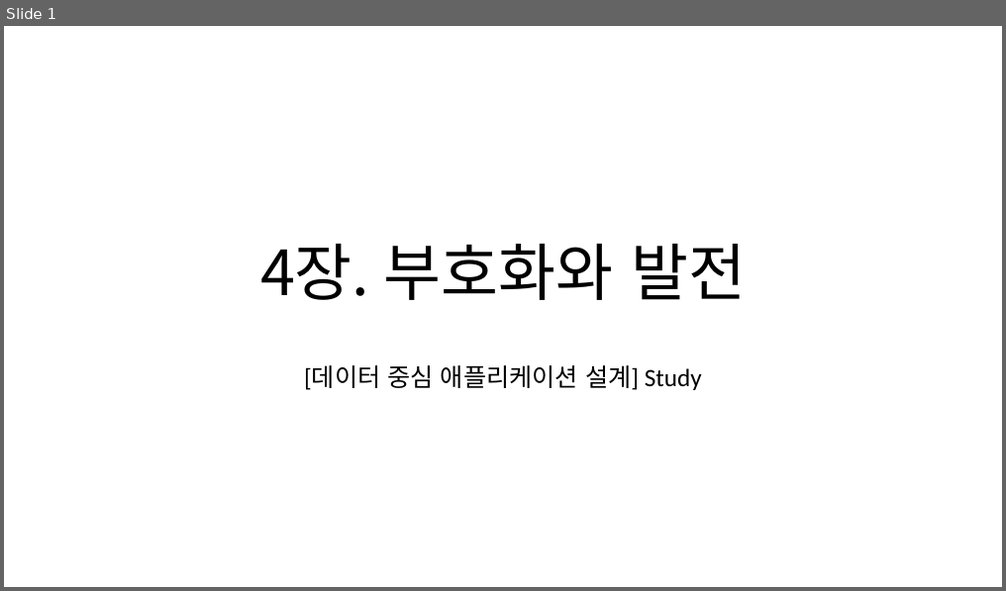
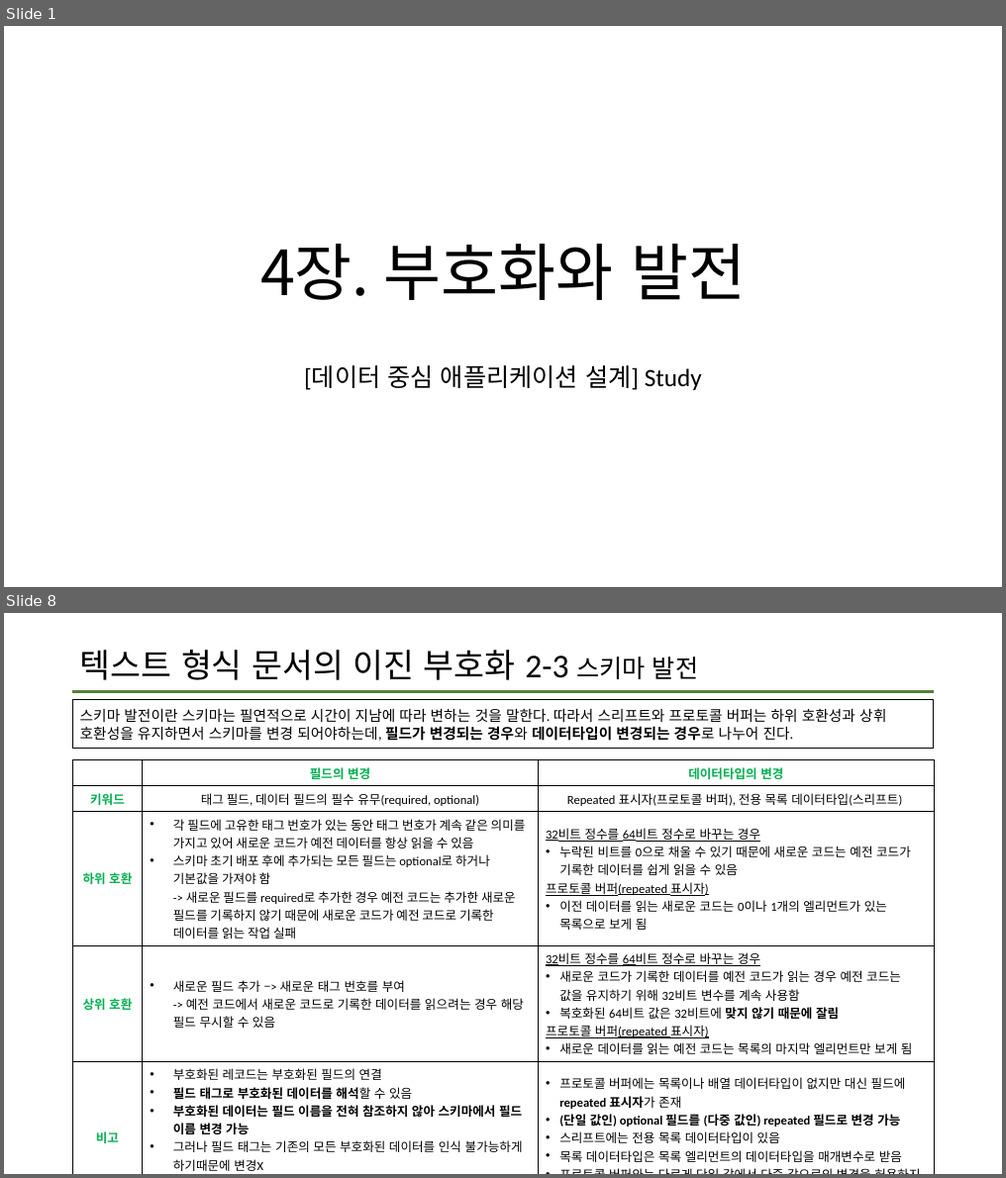
Before and after one commit to data-system-wiki/designing-data-intensive-applications, a slide deck: resources/chapter 4 summary.pptx. Shown one above the other, each under a label of ours: slide 1 before the commit, slides 1 and 8 after it; the slides between them are not shown. The pictures are 1006x591 and 1006x1178 pixels, drawn with LibreOffice and Linux fonts; fonts in the diff are those of the drawing. Boxes give left, top, right and bottom in pixels: in the first picture for what was removed or moved away, otherwise in the second. Text is boxed around its words. In the diff, an @@ line names an element or a change of style, - is before the commit and + after.

Commit message:
4장 2차 업데이트

```diff
--- a/resources/chapter 4 summary.pptx
+++ b/resources/chapter 4 summary.pptx
@@ slide 8 added at box(4, 613, 1002, 1174), background #FFFFFF @@
@@ title added at box(80, 650, 698, 680), 32 pt, text #000000 @@
+텍스트 형식 문서의 이진 부호화 2-3 스키마 발전
@@ line added from (73, 691) to (934, 691), #548235 2.25 pt @@
@@ rectangle added at box(73, 700, 934, 749), outline #000000 1 pt, 14 pt, text #000000 @@
+스키마 발전이란 스키마는 필연적으로 시간이 지남에 따라 변하는 것을 말한다. 따라서 스리프트와 프로토콜 버퍼는 하위 호환성과 상휘 호환성을 유지하면서 스키마를 변경 되어야하는데, 필드가 변경되는 경우와 데이터타입이 변경되는 경우로 나누어 진다.
@@ table added at box(73, 761, 935, 1174), 5 rows, 3 columns @@
+ | 필드의 변경 | 데이터타입의 변경
+키워드 | 태그 필드, 데이터 필드의 필수 유무(required, optional) | Repeated 표시자(프로토콜 버퍼), 전용 목록 데이터타입(스리프트)
+하위 호환 | 각 필드에 고유한 태그 번호가 있는 동안 태그 번호가 계속 같은 의미를 가지고 있어 새로운 코드가 예전 데이터를 항상 읽을 수 있음 / 스키마 초기 배포 후에 추가되는 모든 필드는 optional로 하거나 기본값을 가져야 함 -> 새로운 필드를 required로 추가한 경우 예전 코드는 추가한 새로운 필드를 기록하지 않기 때문에 새로운 코드가 예전 코드로 기록한 데이터를 읽는 작업 실패 | 32비트 정수를 64비트 정수로 바꾸는 경우 / 누락된 비트를 0으로 채울 수 있기 때문에 새로운 코드는 예전 코드가 기록한 데이터를 쉽게 읽을 수 있음 / 프로토콜 버퍼(repeated 표시자) / 이전 데이터를 읽는 새로운 코드는 0이나 1개의 엘리먼트가 있는 목록으로 보게 됨
+상위 호환 | 새로운 필드 추가 –> 새로운 태그 번호를 부여 -> 예전 코드에서 새로운 코드로 기록한 데이터를 읽으려는 경우 해당 필드 무시할 수 있음 | 32비트 정수를 64비트 정수로 바꾸는 경우 / 새로운 코드가 기록한 데이터를 예전 코드가 읽는 경우 예전 코드는 값을 유지하기 위해 32비트 변수를 계속 사용함 / 복호화된 64비트 값은 32비트에 맞지 않기 때문에 잘림 / 프로토콜 버퍼(repeated 표시자) / 새로운 데이터를 읽는 예전 코드는 목록의 마지막 엘리먼트만 보게 됨
+비고 | 부호화된 레코드는 부호화된 필드의 연결 / 필드 태그로 부호화된 데이터를 해석할 수 있음 / 부호화된 데이터는 필드 이름을 전혀 참조하지 않아 스키마에서 필드 이름 변경 가능 / 그러나 필드 태그는 기존의 모든 부호화된 데이터를 인식 불가능하게 하기때문에 변경X / 필드를 삭제하는 경우는 Optional 필드만 삭제할 수 있고, 같은 태그 번호는 절대 다시 사용할 수 없다 | 프로토콜 버퍼에는 목록이나 배열 데이터타입이 없지만 대신 필드에 repeated 표시자가 존재 / (단일 값인) optional 필드를 (다중 값인) repeated 필드로 변경 가능 / 스리프트에는 전용 목록 데이터타입이 있음 / 목록 데이터타입은 목록 엘리먼트의 데이터타입을 매개변수로 받음 / 프로토콜 버퍼와는 다르게 단일 값에서 다중 값으로의 변경을 허용하지 않지만 중첩된 목록을 지원한다는 장점이 존재
```
Also in this commit, not shown: 6 slides changed, 2 other slides added.
